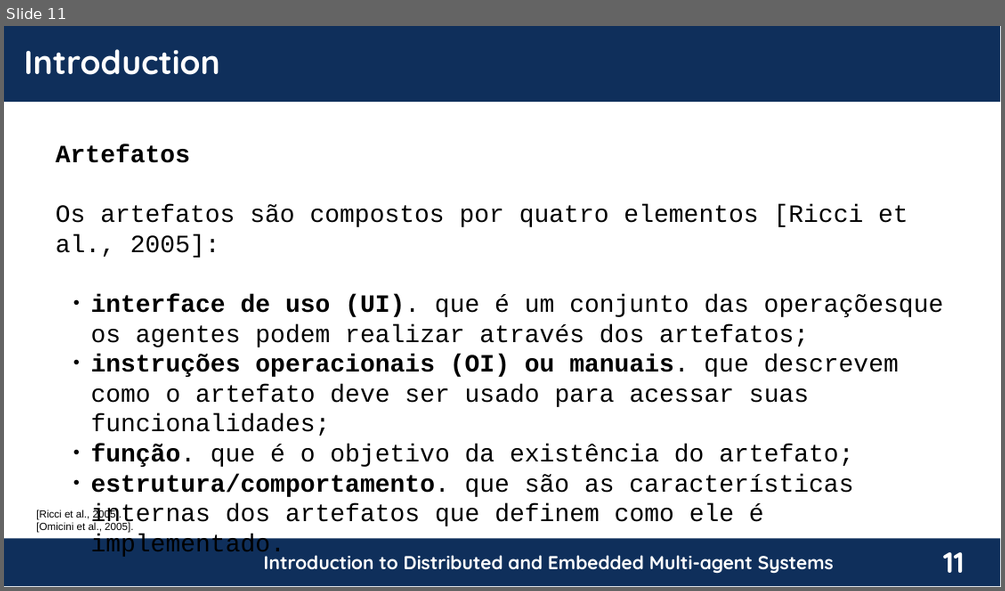
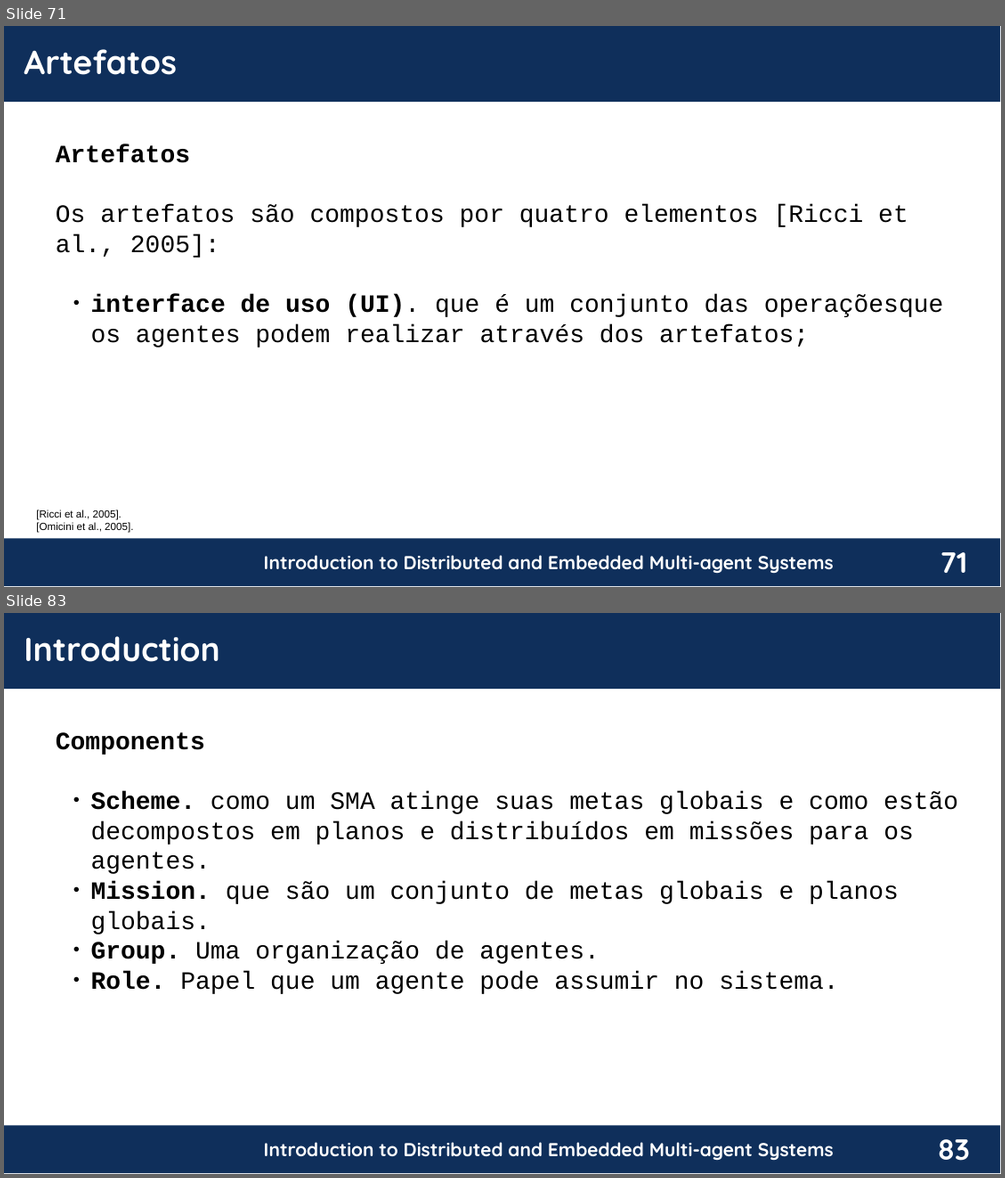
Before and after one commit to chon-group/distributedAndEmbeddedAI, a slide deck: course/02-TheAgentOrientedApproach/TheAgentOrientedApproach_20240217.pptx. Shown one above the other, each under a label of ours: slide 11 before the commit, slides 71 and 83 after it; the slides between them are not shown. The pictures are 1005x591 and 1005x1178 pixels, drawn with LibreOffice and Linux fonts; fonts in the diff are those of the drawing; background and template pictures are left out. Boxes give left, top, right and bottom in pixels: in the first picture for what was removed or moved away, otherwise in the second. Text is boxed around its words. In the diff, an @@ line names an element or a change of style, - is before the commit and + after.

```diff
--- a/course/02-TheAgentOrientedApproach/TheAgentOrientedApproach_20240217.pptx
+++ b/course/02-TheAgentOrientedApproach/TheAgentOrientedApproach_20240217.pptx
@@ slide 83 added at <box>4,613,1001,1174</box>, background #FFFFFF; not listed: 4 template elements that a slide beside it also shows @@
@@ text added at <box>24,636,219,662</box>, 32 pt, text #FFFFFF, bold @@
+Introduction
@@ text added at <box>56,732,958,994</box>, 24 pt, text #000000 @@
+Components
+  ● Scheme. como um SMA atinge suas metas globais e como estão decompostos em planos e distribuídos em missões para os agentes.
+  ● Mission. que são um conjunto de metas globais e planos globais.
+  ● Group. Uma organização de agentes.
+  ● Role. Papel que um agente pode assumir no sistema.
@@ what was slide 11 is now slide 71 @@
@@ slide 71 changed as well @@
@@ text at <box>24,49,177,75</box>: text changed @@
-Introduction
+Artefatos
@@ text at <box>91,354,898,558</box>: paragraphs removed @@
-  ● instruções operacionais (OI) ou manuais. que descrevem como o artefato deve ser usado para acessar suas funcionalidades;
-  ● função. que é o objetivo da existência do artefato;
-  ● estrutura/comportamento. que são as características internas dos artefatos que definem como ele é implementado.
@@ page number at <box>940,552,967,572</box>: text changed @@
-11
+71
```
Also in this commit, not shown: 6 other slides changed, 78 other slides added, 7 slides removed.
